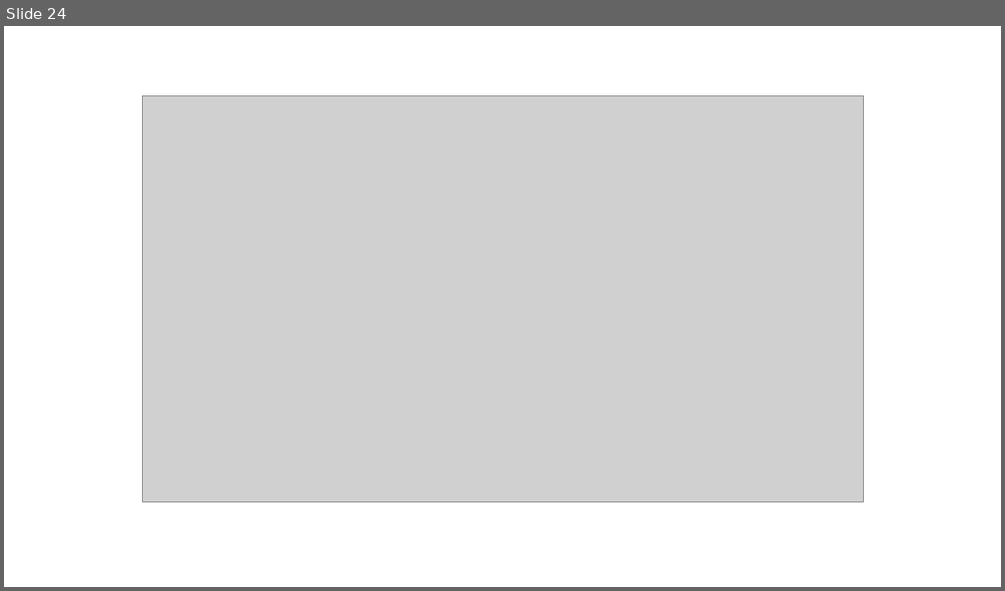
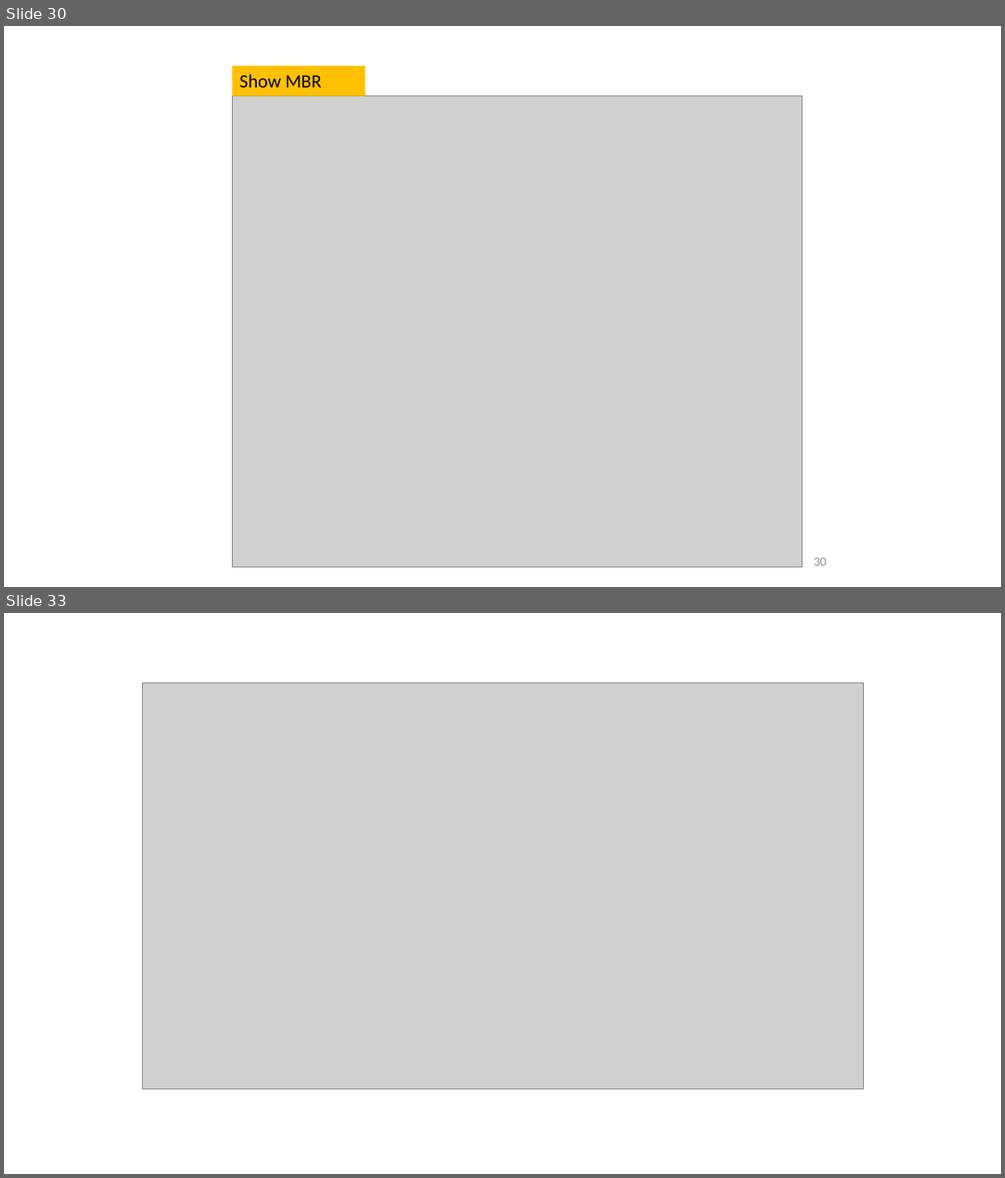
Before and after one commit to frankwxu/digital-forensics-lab, a slide deck: Basic_Computer_Skills_for_Forensics/1_PC_Introduction.pptx. Shown one above the other, each under a label of ours: slide 24 before the commit, slides 30 and 33 after it; the slides between them are not shown. The pictures are 1005x591 and 1005x1178 pixels, drawn with LibreOffice and Linux fonts; fonts in the diff are those of the drawing; grey boxes stand for pictures; background and template pictures are left out. Boxes give left, top, right and bottom in pixels: in the first picture for what was removed or moved away, otherwise in the second. Text is boxed around its words. In the diff, an @@ line names an element or a change of style, - is before the commit and + after.

```diff
--- a/Basic_Computer_Skills_for_Forensics/1_PC_Introduction.pptx
+++ b/Basic_Computer_Skills_for_Forensics/1_PC_Introduction.pptx
@@ slide 30 added at (x1=4, y1=26, x2=1001, y2=587), background #FFFFFF @@
@@ rectangle added at (x1=232, y1=66, x2=365, y2=95), fill #FFC000, 18 pt, text #000000 @@
+Show MBR
@@ picture added at (x1=232, y1=96, x2=801, y2=566) @@
@@ page number added at (x1=814, y1=557, x2=826, y2=565), 12 pt, text #8C8C8C @@
+30
@@ what was slide 24 is now slide 33 @@
```
Also in this commit, not shown: 6 slides changed, 11 other slides added, 2 slides removed.
